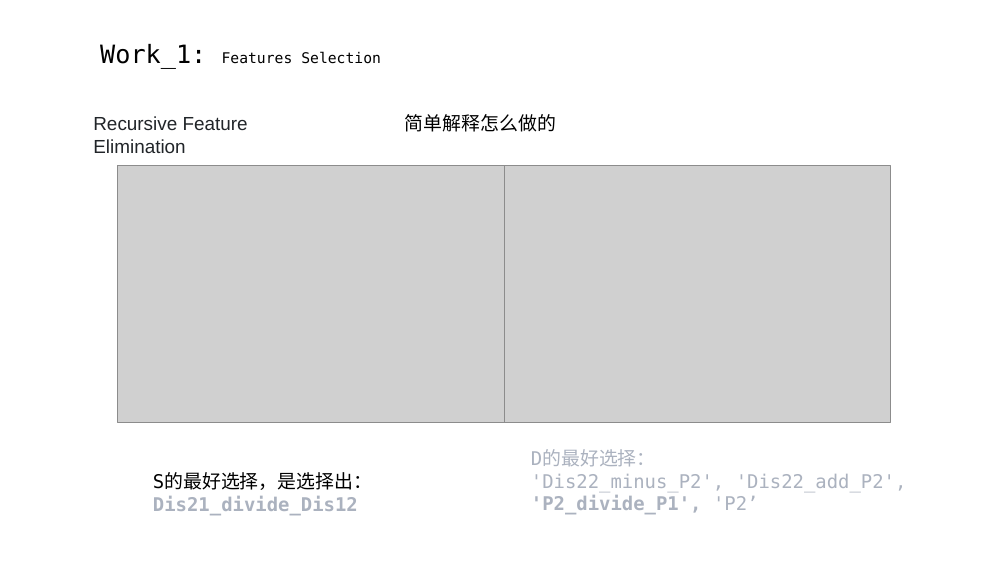
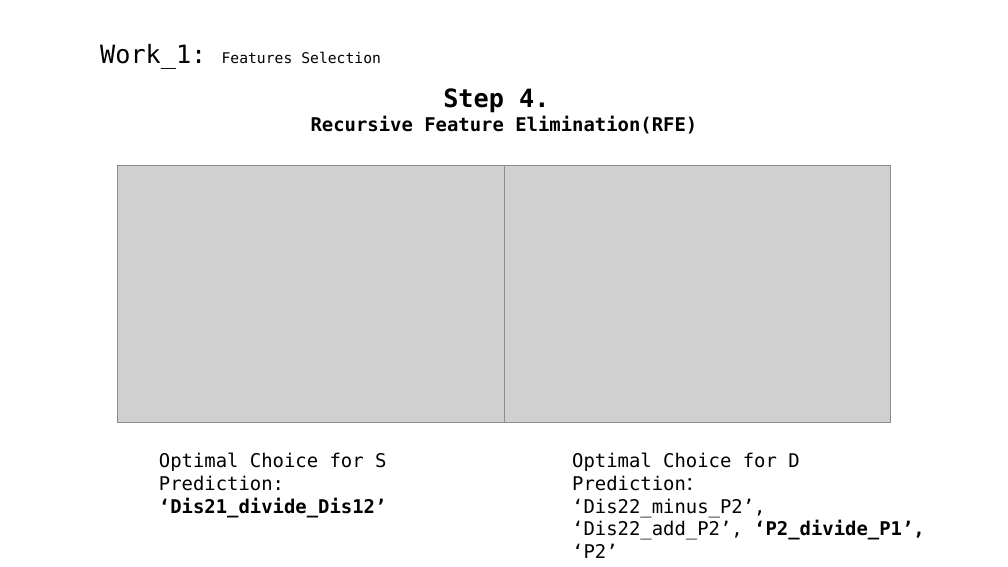
Before and after one commit to A-Big-Tortoise/Presentation, a slide deck: slide 7 of Presentation_821_JiayuChen.pptx. Drawn at 1008x567 pixels with LibreOffice and Linux fonts; fonts in the diff are those of the drawing; grey boxes stand for pictures. Boxes give left, top, right and bottom in pixels: in the first picture for what was removed or moved away, otherwise in the second. Text is boxed around its words. In the diff, an @@ line names an element or a change of style, - is before the commit and + after.

```diff
--- a/Presentation_821_JiayuChen.pptx
+++ b/Presentation_821_JiayuChen.pptx
@@ text at [311,88,697,134]: text changed; font Arial to DejaVu Sans Mono; text colour #212529 to #000000; bold on @@
-Recursive Feature Elimination
+Step 4.
+Recursive Feature Elimination(RFE)
@@ text removed at [405,114,556,132] @@
-简单解释怎么做的
@@ text at [159,452,387,518]: text changed; text colour #ABB2BF to #000000; bold off @@
-S的最好选择，是选择出：Dis21_divide_Dis12
+Optimal Choice for S Prediction:
+‘Dis21_divide_Dis12’
@@ text at [572,452,925,558]: text changed; text colour #ABB2BF to #000000 @@
-D的最好选择：
-'Dis22_minus_P2', 'Dis22_add_P2', 'P2_divide_P1', 'P2’
+Optimal Choice for D Prediction：
+‘Dis22_minus_P2’, ‘Dis22_add_P2’, ‘P2_divide_P1’, ‘P2’
```
Also in this commit, not shown: 9 other slides changed, 4 slides added, 4 slides removed.
